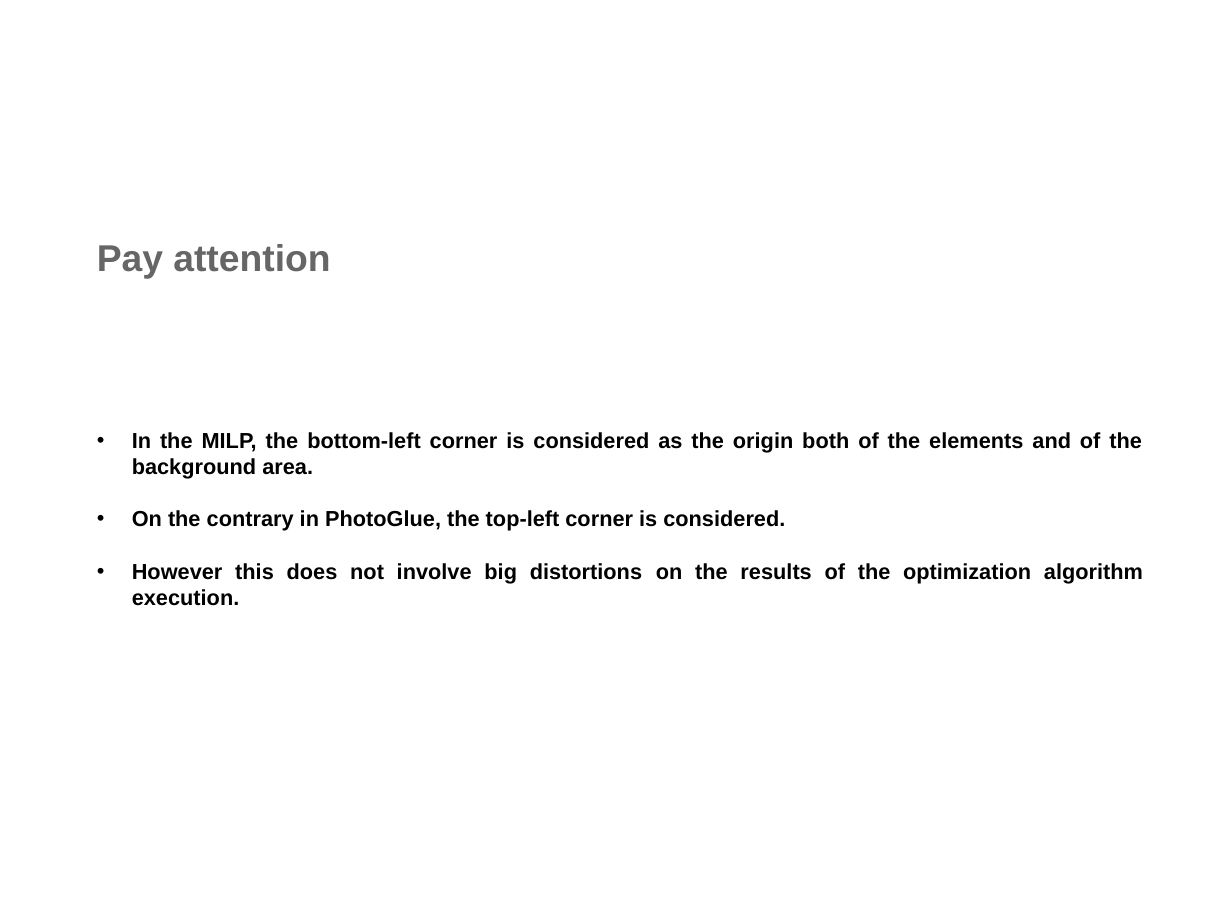
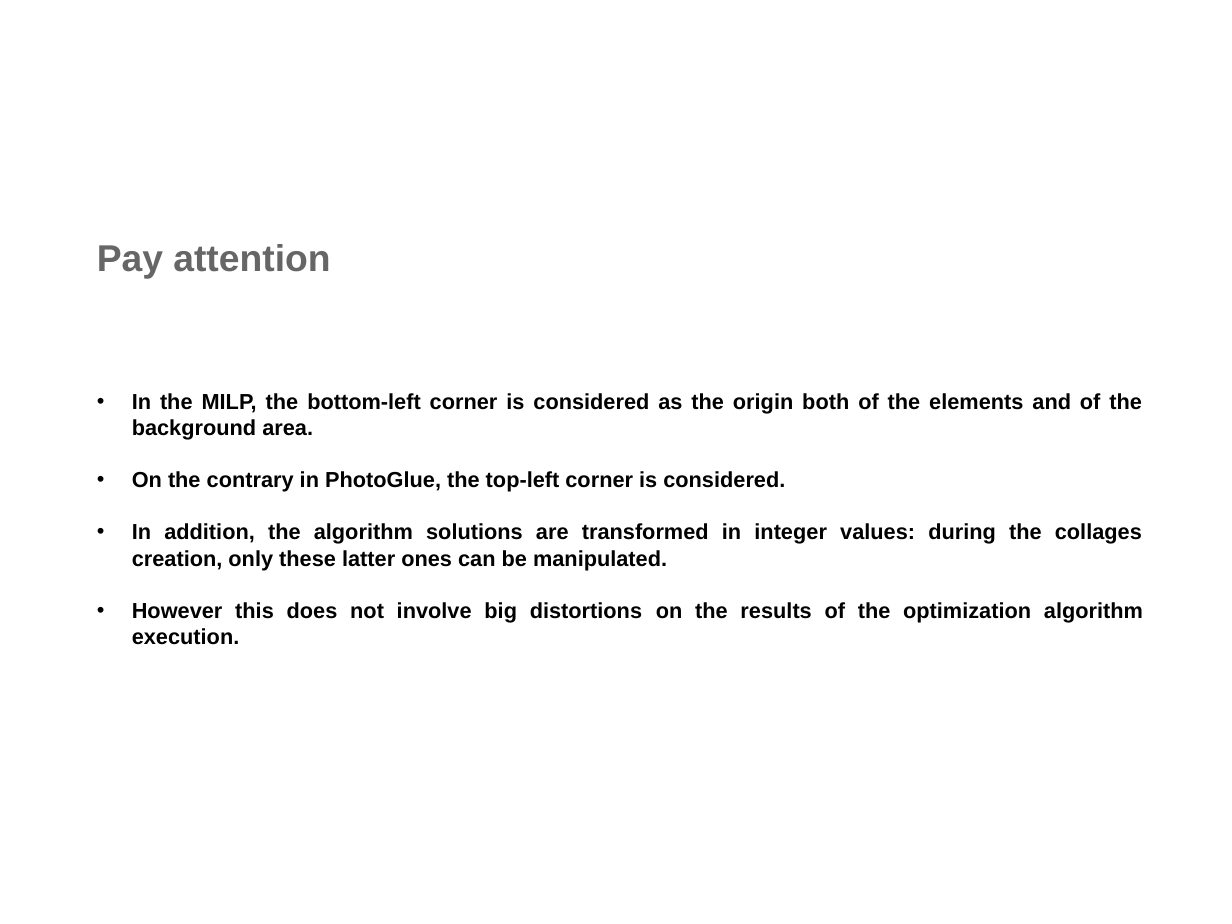
Before and after one commit to pierlumanzu/HCIProject-PhotoGlue, a slide deck: slide 16 of PhotoGlue-Instructions For Use.odp. Drawn at 1232x924 pixels with LibreOffice and Linux fonts; fonts in the diff are those of the drawing; background and template pictures are left out. Boxes give left, top, right and bottom in pixels: in the first picture for what was removed or moved away, otherwise in the second. Text is boxed around its words. In the diff, an @@ line names an element or a change of style, - is before the commit and + after.

```diff
--- a/PhotoGlue-Instructions For Use.odp
+++ b/PhotoGlue-Instructions For Use.odp
@@ text at (132, 523, 1142, 570): paragraph added @@
+• In addition, the algorithm solutions are transformed in integer values: during the collages creation, only these latter ones can be manipulated.
```
